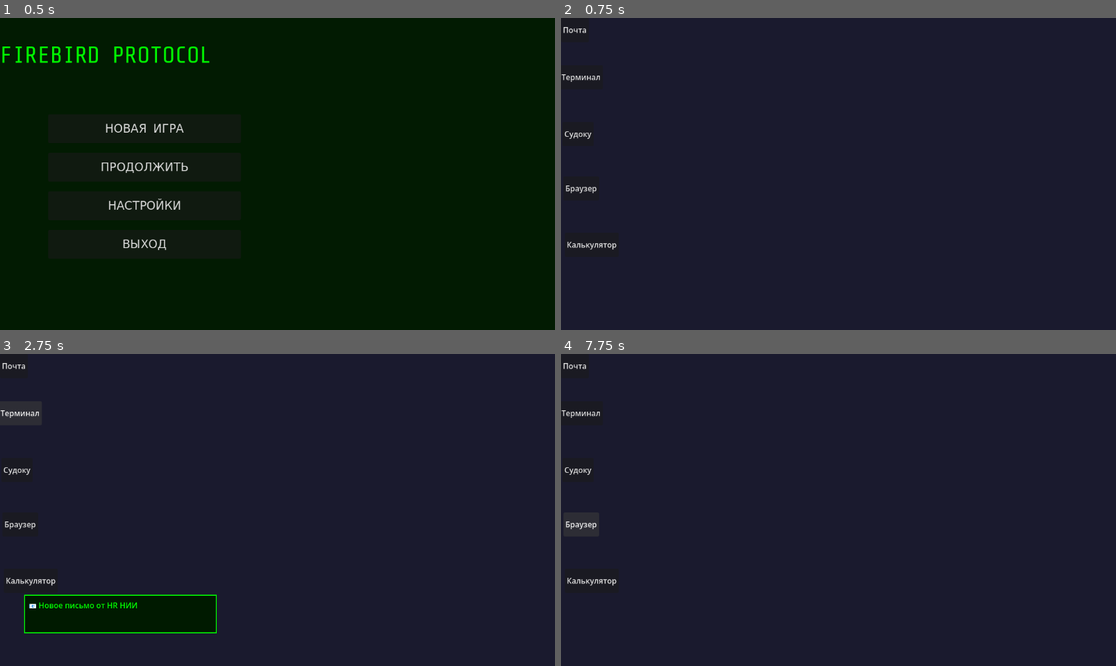
Above: before the commit, frames 1-4 (two rows, left to right).
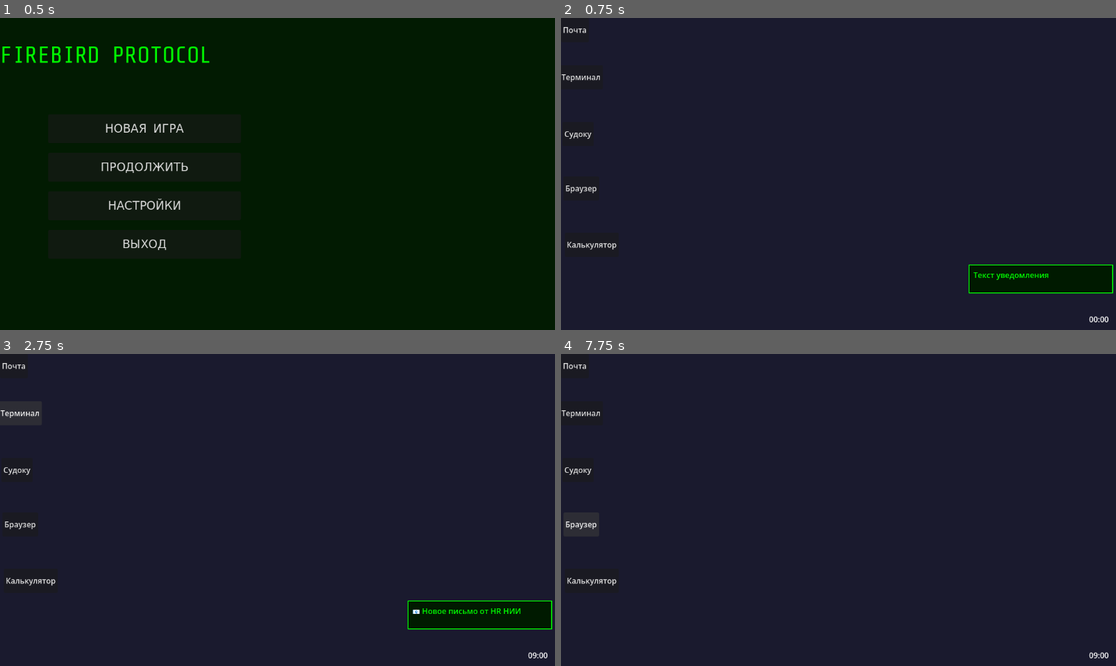
Above: after the commit, the same moments.

Repository: shabalingv-rgb/firebird-protocol
Game: Godot game, scene res://scenes/main_menu/main_menu.tscn.tscn
The game is run twice, just before and just after one commit, with the same random seed, the same clock (stepped at 60 frames per second) and the same inputs.
Inputs:
- Up to frame 1 (0.5 s): no input
- Up to frame 2 (0.75 s): click "НОВАЯ ИГРА" at 0.5 s
- Up to frame 3 (2.75 s): click "Почта" at 1.25 s; click "Терминал" at 2 s
- Up to frame 4 (7.75 s): click "Судоку" at 2.75 s; click "Браузер" at 3.5 s; click "Калькулятор" at 4.25 s; click "Почта" at 5 s; click "Терминал" at 5.75 s; click "Судоку" at 6.5 s; click "Браузер" at 7.25 s

Frame 1 is identical in both runs. In frame 2, 2.6% of the frame differs, in the area x 73-100%, y 78-98%; in frame 3, 6.9%, in the area x 4-100%, y 77-98%; in frame 4, less than 0.1%.

Commit message:
add taskbar and clock
Добавлена панель задач с часами, настроено течение времени в зависимости от сложности задачи

Diff:
--- a/scenes/desktop/desktop.gd
+++ b/scenes/desktop/desktop.gd
@@ -2,6 +2,13 @@
 
 @onready var notification_popup = $NotificationPopup
 @onready var notification_label = $NotificationPopup/NotificationLabel
+@onready var clock_label = $Taskbar/ClockLabel
+
+var game_time: Dictionary = {
+	"hour": 9,
+	"minute": 0,
+	"day": 1
+}
 
 func _ready():
 	# Подключаем иконки
@@ -11,9 +18,34 @@
 	$DesktopIcons/BrowserIcon.pressed.connect(_open_browser)
 	$DesktopIcons/CalculatorIcon.pressed.connect(_open_calculator)
 
-	# Показываем уведомление о письме через 2 секунды после старта
+	# Запуск обновления часов
 	await get_tree().create_timer(2.0).timeout
 	show_notification("📧 Новое письмо от HR НИИ")
+
+	# Обновление часов каждую секунду (реальное время)
+	update_clock()
+
+func update_clock():
+	# Форматируем время
+	var time_str = "%02d:%02d" % [game_time.hour, game_time.minute]
+	clock_label.text = time_str
+
+	# Обновляем каждую секунду
+	await get_tree().create_timer(1.0).timeout
+	update_clock()
+
+func advance_game_time(hours: int):
+	"""Продвинуть игровое время на N часов"""
+	game_time.hour += hours
+	while game_time.hour >= 24:
+		game_time.hour -= 24
+		game_time.day += 1
+		on_new_day()
+
+func on_new_day():
+	print("Начался новый день: ", game_time.day)
+	GameState.next_day()
+	# Здесь можно добавлять новые задания
 
 func show_notification(text: String):
 	notification_label.text = text
@@ -41,3 +73,15 @@
 func _open_calculator():
 	print("Запуск калькулятора...")
 	# Заглушка
+
+func complete_task(difficulty: String):
+	match difficulty:
+		"easy":
+			advance_game_time(1)   # 1 час
+		"medium":
+			advance_game_time(4)   # 4 часа
+		"hard":
+			advance_game_time(8)   # 8 часов
+
+	# Автосохранение при коммите
+	GameState.save_game_state()
--- a/scenes/desktop/desktop.tscn
+++ b/scenes/desktop/desktop.tscn
@@ -72,12 +72,11 @@
 text = "Калькулятор"
 
 [node name="NotificationPopup" type="Panel" parent="." unique_id=1869883201]
-visible = false
 layout_mode = 0
-offset_left = 50.0
-offset_top = 500.0
-offset_right = 450.0
-offset_bottom = 580.0
+offset_left = 846.0
+offset_top = 512.0
+offset_right = 1146.0
+offset_bottom = 572.0
 theme_override_styles/panel = SubResource("StyleBoxFlat_75vvj")
 
 [node name="NotificationLabel" type="Label" parent="NotificationPopup" unique_id=2130256741]
@@ -93,3 +92,25 @@
 layout_mode = 0
 offset_right = 40.0
 offset_bottom = 40.0
+
+[node name="Taskbar" type="Control" parent="." unique_id=667694421]
+layout_mode = 1
+anchors_preset = 12
+anchor_top = 1.0
+anchor_right = 1.0
+anchor_bottom = 1.0
+offset_left = 1.0
+offset_top = -41.0
+offset_right = 1.0
+offset_bottom = -1.0
+grow_horizontal = 2
+grow_vertical = 0
+
+[node name="ClockLabel" type="Label" parent="Taskbar" unique_id=676773549]
+layout_mode = 0
+offset_left = 987.0
+offset_top = 7.0
+offset_right = 1137.0
+offset_bottom = 30.0
+text = "00:00"
+horizontal_alignment = 2
